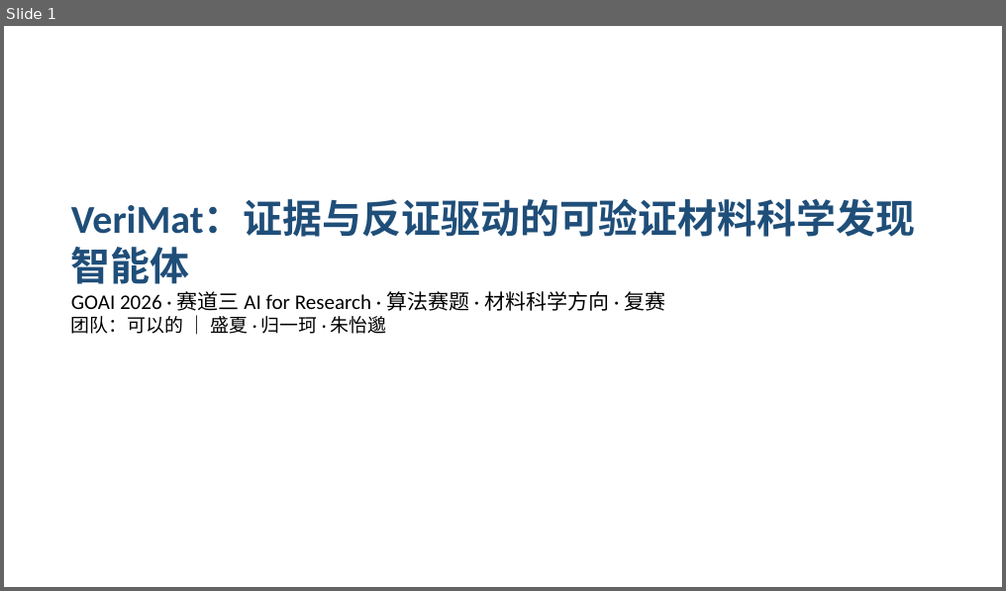
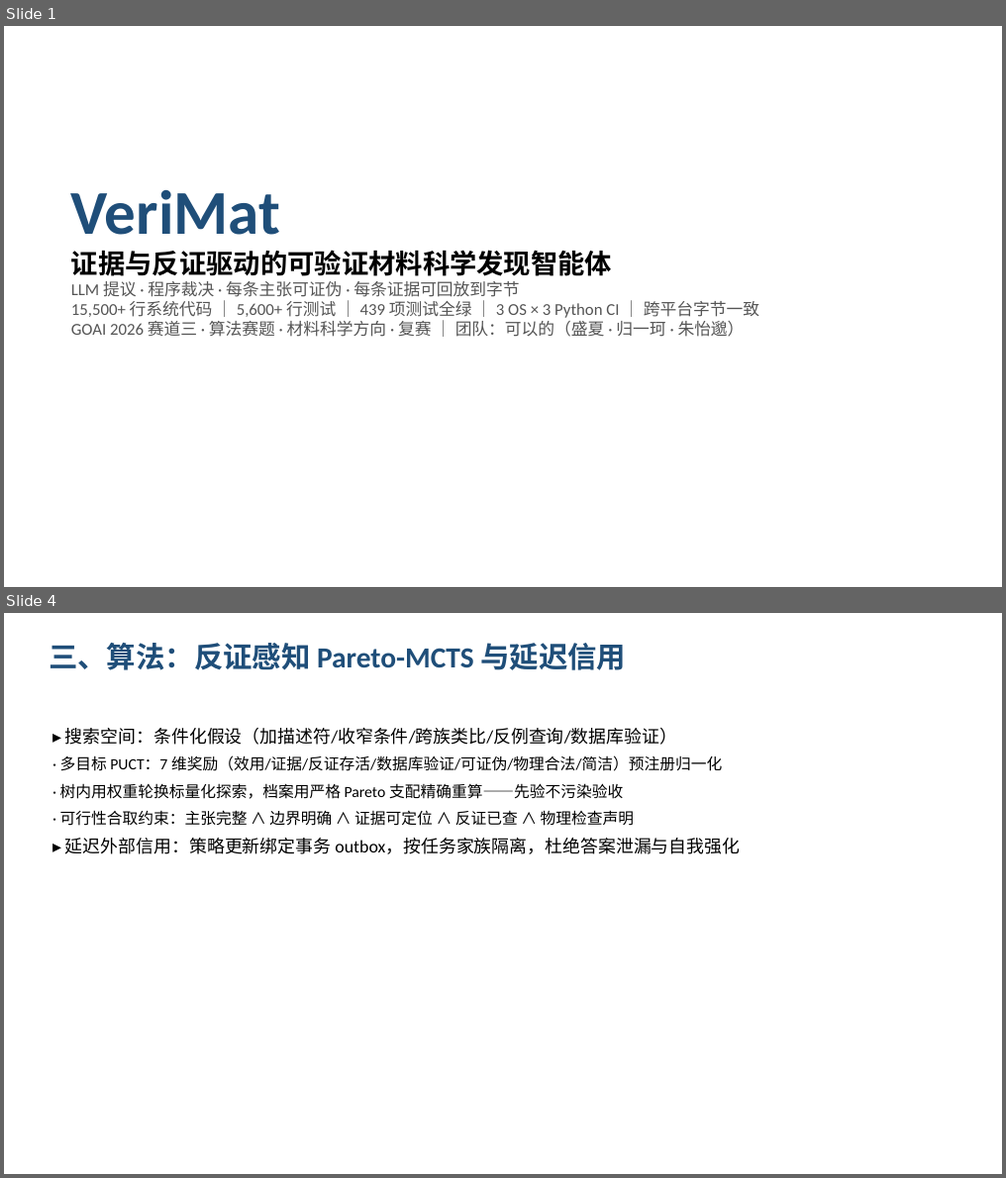
Before and after one commit to taiwanhuachenyu/VeriMat, a slide deck: submission/AI4R_MAT_可以的_VeriMat_复赛PPT.pptx. Shown one above the other, each under a label of ours: slide 1 before the commit, slides 1 and 4 after it; the slides between them are not shown. The pictures are 1006x591 and 1006x1178 pixels, drawn with LibreOffice and Linux fonts; fonts in the diff are those of the drawing. Boxes give left, top, right and bottom in pixels: in the first picture for what was removed or moved away, otherwise in the second. Text is boxed around its words. In the diff, an @@ line names an element or a change of style, - is before the commit and + after.

```diff
--- a/submission/AI4R_MAT_可以的_VeriMat_复赛PPT.pptx
+++ b/submission/AI4R_MAT_可以的_VeriMat_复赛PPT.pptx
@@ slide 4 added at [4,613,1002,1174], background #FFFFFF @@
@@ text added at [49,643,626,670], 28 pt, text #1F4E79, bold @@
+三、算法：反证感知 Pareto-MCTS 与延迟信用
@@ text added at [60,728,740,855], 15 pt, text #000000 @@
+▸ 搜索空间：条件化假设（加描述符/收窄条件/跨族类比/反例查询/数据库验证）
+· 多目标 PUCT：7 维奖励（效用/证据/反证存活/数据库验证/可证伪/物理合法/简洁）预注册归一化
+· 树内用权重轮换标量化探索，档案用严格 Pareto 支配精确重算——先验不污染验收
+· 可行性合取约束：主张完整 ∧ 边界明确 ∧ 证据可定位 ∧ 反证已查 ∧ 物理检查声明
+▸ 延迟外部信用：策略更新绑定事务 outbox，按任务家族隔离，杜绝答案泄漏与自我强化
@@ slide 1 changed as well @@
@@ text at [71,190,759,337]: text changed; size 20 to 16 pt; text colour #000000 to #555555 @@
-VeriMat：证据与反证驱动的可验证材料科学发现智能体
-GOAI 2026 · 赛道三 AI for Research · 算法赛题 · 材料科学方向 · 复赛
-团队：可以的 ｜ 盛夏 · 归一珂 · 朱怡邈
+VeriMat
+证据与反证驱动的可验证材料科学发现智能体
+LLM 提议 · 程序裁决 · 每条主张可证伪 · 每条证据可回放到字节
+15,500+ 行系统代码 ｜ 5,600+ 行测试 ｜ 439 项测试全绿 ｜ 3 OS × 3 Python CI ｜ 跨平台字节一致
+GOAI 2026 赛道三 · 算法赛题 · 材料科学方向 · 复赛 ｜ 团队：可以的（盛夏 · 归一珂 · 朱怡邈）
```
Also in this commit, not shown: 1 other slide changed, 10 other slides added, 9 slides removed, 2 other files.
